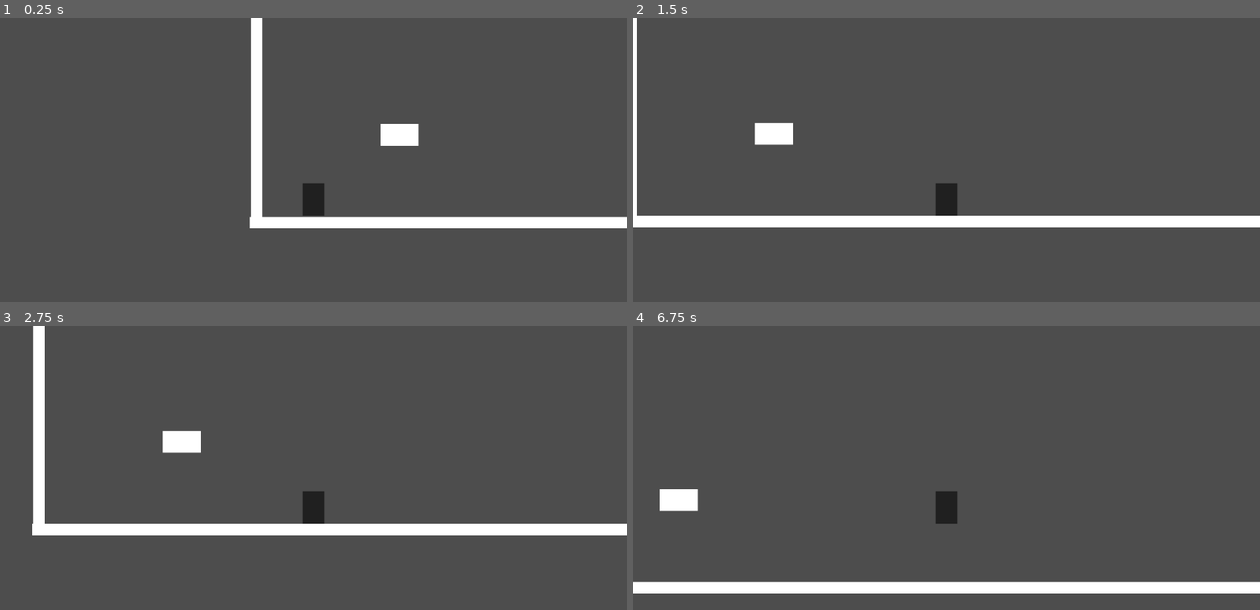
Above: before the commit, frames 1-4 (two rows, left to right).
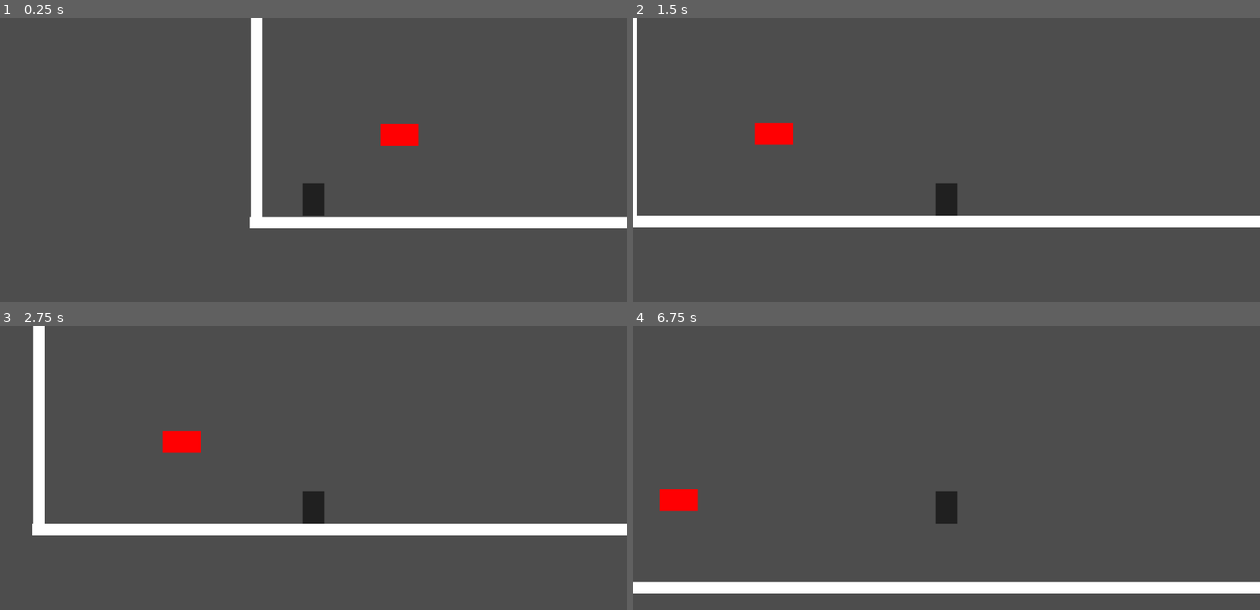
Above: after the commit, the same moments.

Repository: denzel-robin/The-Tenth-Ascension
Game: Godot game, scene res://main.tscn
The game is run twice, just before and just after one commit, with the same random seed, the same clock (stepped at 60 frames per second) and the same inputs.
Inputs:
- Up to frame 1 (0.25 s): no input
- Up to frame 2 (1.5 s): tap Enter at 0.5 s; hold Right (move_right) from 0.53 s (still down); tap Space (jump) at 0.77 s
- Up to frame 3 (2.75 s): tap Space (jump) at 1.52 s; release Right (move_right) at 2.03 s; hold Left (move_left) from 2.03 s (still down)
- Up to frame 4 (6.75 s): release Left (move_left) at 2.78 s; hold Right (move_right) 2.78-4.28 s; tap Space (jump) at 3.02, 3.77, 4.52, 6.02 s; hold Left (move_left) 4.28-5.03 s; hold Right (move_right) 5.03-5.78 s; hold Left (move_left) from 5.78 s (still down)

The runs differ from the first frame. In frame 1, 0.5% of the frame differs, in the area x 60-67%, y 37-46%; in frame 2, 0.5%, in the area x 19-26%, y 36-45%; in frame 3, 0.5%; in frame 4, 0.5%.

Commit message:
Tuned the nodes.

Diff:
--- a/enemy.tscn
+++ b/enemy.tscn
@@ -1,9 +1,13 @@
-[gd_scene load_steps=3 format=3 uid="uid://byo1ouj8lv1rp"]
+[gd_scene load_steps=5 format=3 uid="uid://byo1ouj8lv1rp"]
 
 [ext_resource type="Script" uid="uid://bqu1t1j12x0mh" path="res://enemy.gd" id="1_7k104"]
+[ext_resource type="Script" uid="uid://1bndmp1irmcm" path="res://detect_enemies.gd" id="2_4gyqm"]
 
 [sub_resource type="RectangleShape2D" id="RectangleShape2D_7xaro"]
 size = Vector2(70, 39.5)
+
+[sub_resource type="RectangleShape2D" id="RectangleShape2D_qi2p4"]
+size = Vector2(1152, 648)
 
 [node name="Enemy" type="CharacterBody2D"]
 script = ExtResource("1_7k104")
@@ -16,3 +20,13 @@
 offset_top = -20.0
 offset_right = 35.0
 offset_bottom = 20.0
+color = Color(1, 0, 0.00939941, 1)
+
+[node name="DetectEnemies" type="Area2D" parent="."]
+script = ExtResource("2_4gyqm")
+
+[node name="CameraShape" type="CollisionShape2D" parent="DetectEnemies"]
+shape = SubResource("RectangleShape2D_qi2p4")
+
+[connection signal="body_entered" from="DetectEnemies" to="DetectEnemies" method="_on_body_entered"]
+[connection signal="body_exited" from="DetectEnemies" to="DetectEnemies" method="_on_body_exited"]
